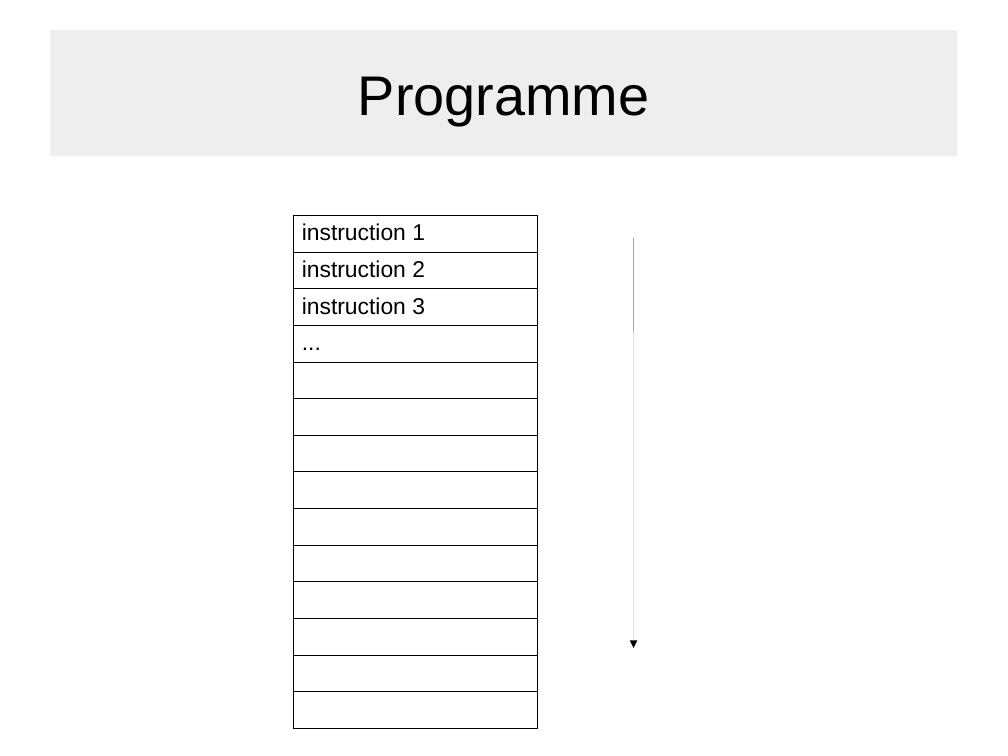
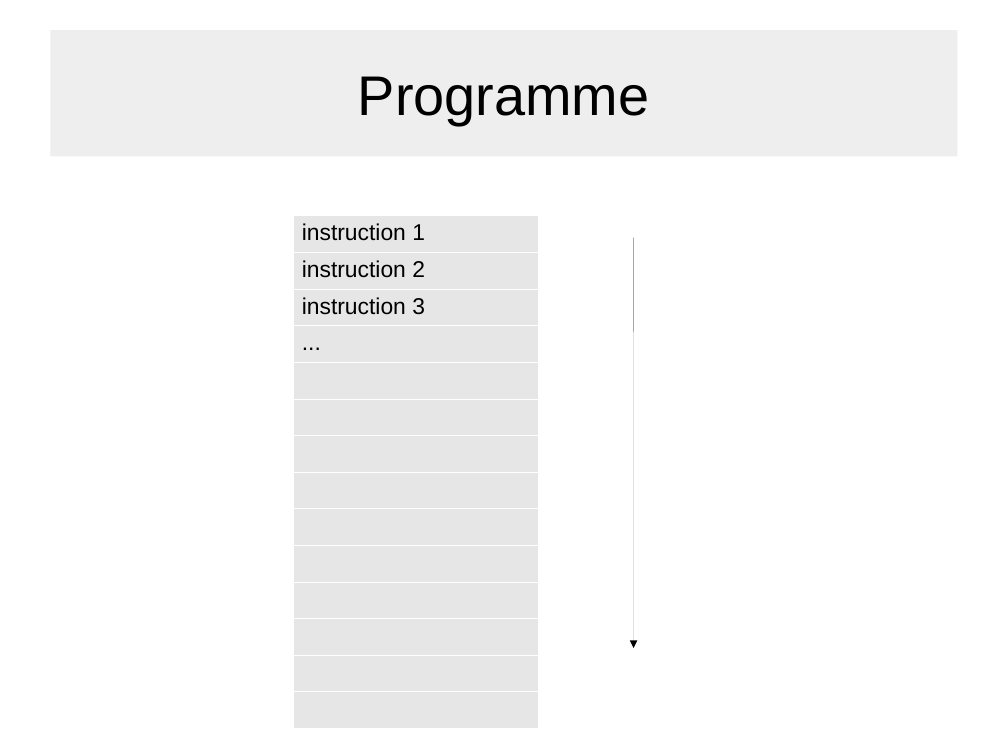
Before and after one commit to agoetschm/hangman, a slide deck: slide 2 of pres.odp. Drawn at 1008x756 pixels with LibreOffice and Linux fonts; fonts in the diff are those of the drawing. Boxes give left, top, right and bottom in pixels: in the first picture for what was removed or moved away, otherwise in the second. Text is boxed around its words. In the diff, an @@ line names an element or a change of style, - is before the commit and + after.

```diff
--- a/pres.odp
+++ b/pres.odp
@@ table at (293, 216, 538, 706) @@
@@ fill none to #E6E6E6 in 4 cells @@
@@ borders changed @@
```
Also in this commit, not shown: 2 other slides changed, 1 other file.
